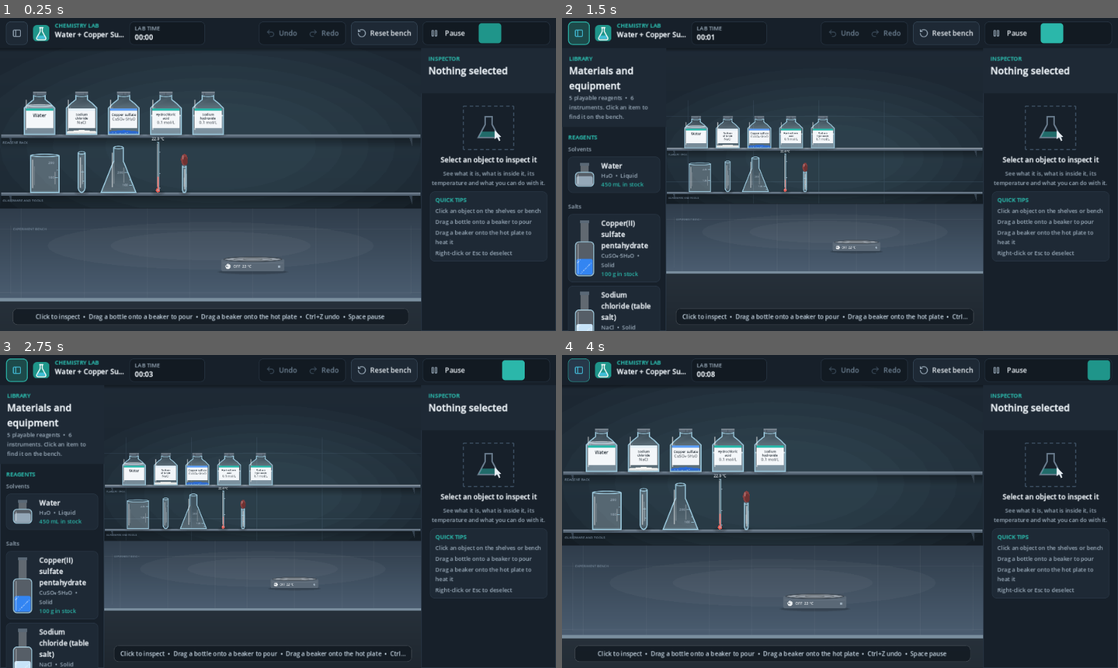
Above: before the commit, frames 1-4 (two rows, left to right).
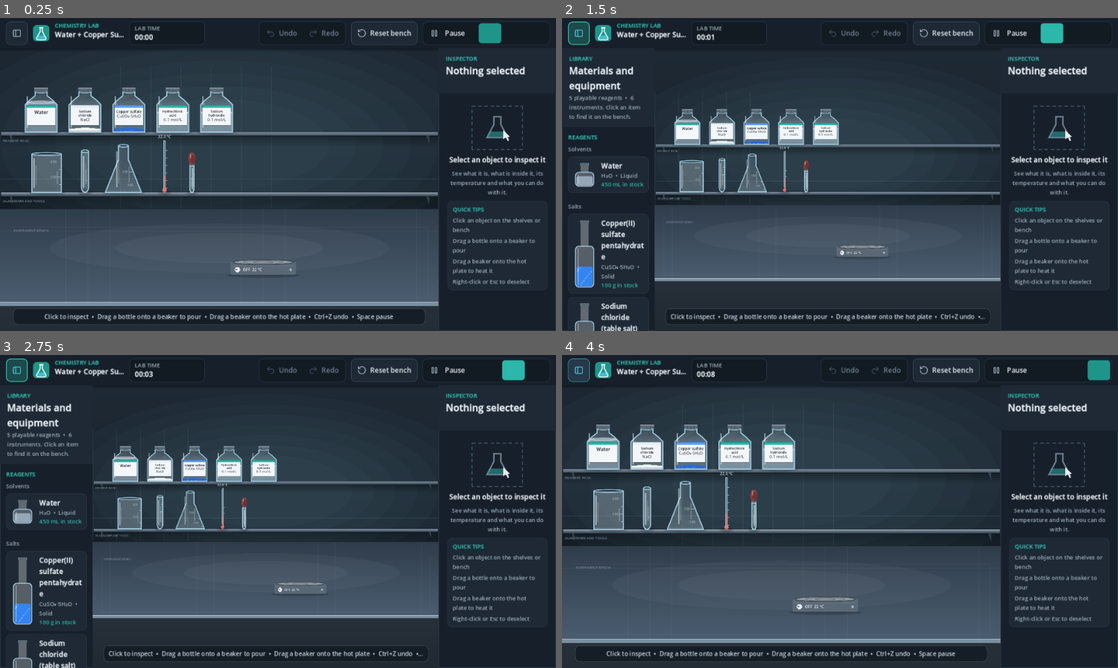
Above: after the commit, the same moments.

Repository: KareemMohammadeen/chemistry-lab-2d
Game: Godot game, scene res://scenes/main.tscn
Two runs of this game, one before a commit and one after it. Both use one fixed random seed, a clock stepped at 60 frames per second and the inputs below.
Inputs (mouse positions are in pixels of both pictures, inside the frame that each line leads up to):
- Up to frame 1 (0.25 s): no input
- Up to frame 2 (1.5 s): click (578, 33) at 0.5 s; click (1051, 33) at 1.27 s
- Up to frame 3 (2.75 s): click (511, 370) at 2.02 s
- Up to frame 4 (4 s): click (1101, 370) at 2.77 s; click (578, 370) at 3.5 s

The runs differ from the first frame. In frame 1, 12% of the frame differs, in the area x 0-99%, y 12-98%; in frame 2, 12%; in frame 3, 12%; in frame 4, 12%.

Commit message:
Widen the central laboratory stage inside the interface

Diff:
--- a/scripts/ui/lab_interface.gd
+++ b/scripts/ui/lab_interface.gd
@@ -22,14 +22,14 @@
 const FALLBACK_SPEEDS: Array = [1.0]
 const ICON_PATH := "res://assets/icons/%s.svg"
 ## Panel widths follow the window width (in interface pixels) between these limits.
-const LIBRARY_WIDTH_FRACTION := 0.17
-const LIBRARY_WIDTH_MIN := 240.0
-const LIBRARY_WIDTH_MAX := 330.0
-const INSPECTOR_WIDTH_FRACTION := 0.22
-const INSPECTOR_WIDTH_MIN := 310.0
-const INSPECTOR_WIDTH_MAX := 430.0
+const LIBRARY_WIDTH_FRACTION := 0.14
+const LIBRARY_WIDTH_MIN := 210.0
+const LIBRARY_WIDTH_MAX := 280.0
+const INSPECTOR_WIDTH_FRACTION := 0.19
+const INSPECTOR_WIDTH_MIN := 270.0
+const INSPECTOR_WIDTH_MAX := 390.0
 ## Below this width the Library starts hidden so the laboratory keeps a usable size.
-const LIBRARY_OPEN_MIN_WIDTH := 1500.0
+const LIBRARY_OPEN_MIN_WIDTH := 1600.0
 const SPEED_BUTTON_WIDTH := 52.0
 
 @export var top_bar: Control
